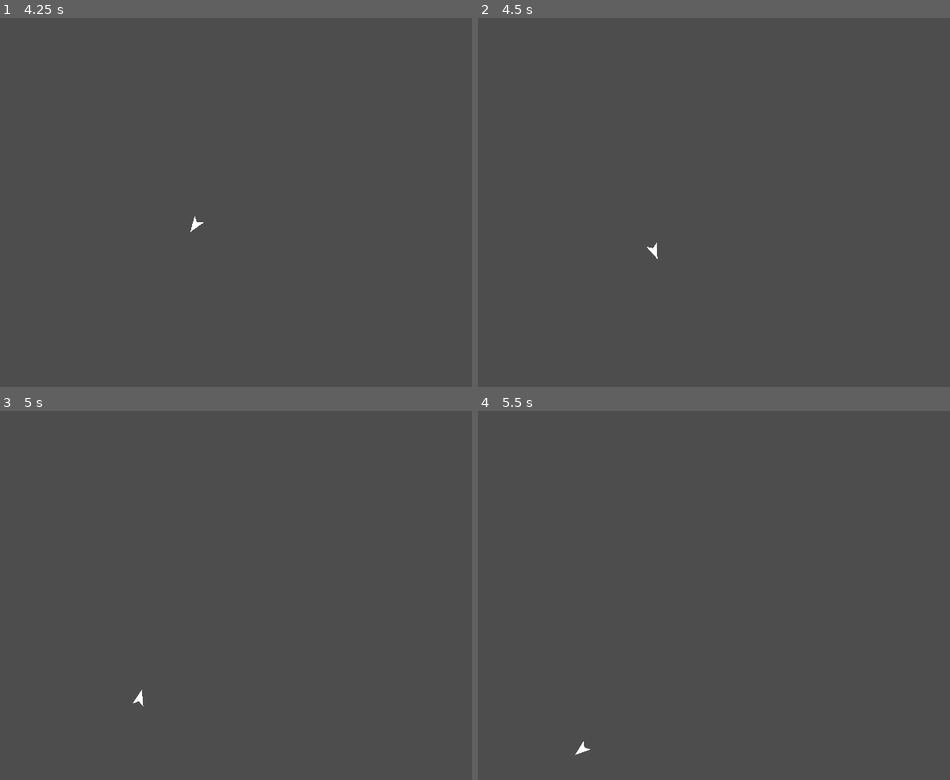
Above: before the commit, frames 1-4 (two rows, left to right).
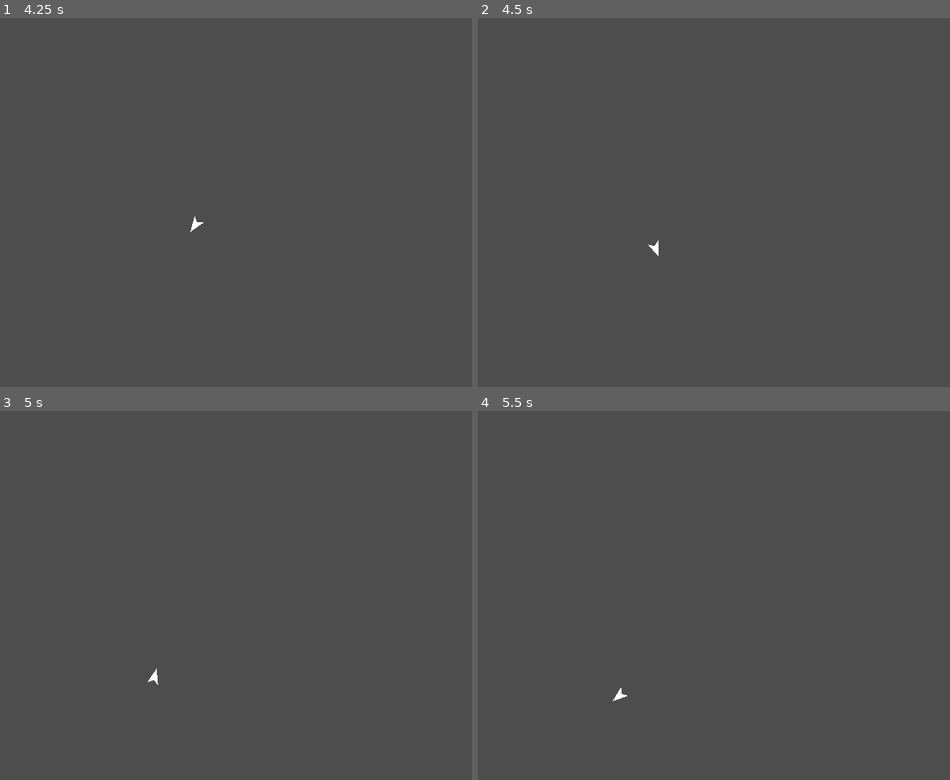
Above: after the commit, the same moments.

Repository: CoilSeb/AsteroidsWorkshop
Game: Godot game, scene res://Scenes/Start_Screen/Start_Screen.tscn
The game is run twice, just before and just after one commit, with the same random seed, the same clock (stepped at 60 frames per second) and the same inputs.
Inputs:
- Up to frame 1 (4.25 s): click "Start Game" at 0.5 s; tap Enter at 1.25, 3.5 s; hold D (rotate_right) 1.28-2.03 s; tap Space (shoot) at 1.35, 2, 2.1, 2.85, 3.6 s; hold A (rotate_left) 2.03-2.78 s; hold D (rotate_right) 2.78-3.53 s; hold W (thrust) from 3.53 s (still down)
- Up to frame 2 (4.5 s): release W (thrust) at 4.28 s; hold A (rotate_left) from 4.28 s (still down); tap Space (shoot) at 4.35 s
- Up to frame 3 (5 s): keep holding A (rotate_left)
- Up to frame 4 (5.5 s): keep holding A (rotate_left); tap Space (shoot) at 5.1 s

Frame 1 is identical in both runs. In frame 2, less than 0.1% of the frame differs, in the area x 35-39%, y 60-66%; in frame 3, less than 0.1%; in frame 4, less than 0.1%, in the area x 20-32%, y 75-94%.

Commit message:
Delete unused sprites and update project settings

Diff:
--- a/Scenes/Player/Player.gd
+++ b/Scenes/Player/Player.gd
@@ -5,14 +5,32 @@
 var thrust = 500
 var maxSpeed = 10
 var rotateSpeed = 5
+var slowDown = 1
+
+
+func _ready():
+	screen_size = get_viewport_rect().size
 
 
 func _physics_process(delta):
+	if position.x < 0:
+		position.x = screen_size.x
+	if position.x > screen_size.x:
+		position.x = 0
+	if position.y < 0:
+		position.y = screen_size.y
+	if position.y > screen_size.y:
+		position.y = 0
+
 	if Input.is_action_pressed("rotate_left"):
 		rotation += -1 * rotateSpeed * delta
 	if Input.is_action_pressed("rotate_right"):
 		rotation += 1 * rotateSpeed * delta
 	if Input.is_action_pressed("thrust"):
 		velocity += ((Vector2(0, -1) * thrust * delta).rotated(rotation))
+	else:
+		velocity = lerp(velocity, Vector2.ZERO, slowDown * delta)
+		if velocity.y >= -1 && velocity.y <= 1:
+			velocity.y = 0
 
 	move_and_collide(velocity * delta)
--- a/Scenes/Player/Player.tscn
+++ b/Scenes/Player/Player.tscn
@@ -6,6 +6,7 @@
 [node name="Player" type="CharacterBody2D"]
 scale = Vector2(0.25, 0.35)
 script = ExtResource("1_enk4v")
+metadata/_edit_group_ = true
 
 [node name="Sprite2D" type="Sprite2D" parent="."]
 texture = ExtResource("2_lhwgc")
--- a/Scenes/Start_Screen/Start_Screen.gd
+++ b/Scenes/Start_Screen/Start_Screen.gd
@@ -8,7 +8,8 @@
 
 # Called every frame. 'delta' is the elapsed time since the previous frame.
 func _process(delta):
-	pass
+	if Input.is_action_just_pressed("shoot"):
+		get_tree().change_scene_to_file("res://Scenes/Game/Game.tscn")
 
 
 func _on_start_game_pressed():
--- a/project.godot
+++ b/project.godot
@@ -26,7 +26,8 @@
 folder_colors={
 "res://Global/": "green",
 "res://Scenes/": "red",
-"res://Scenes/Start_Screen/": "red"
+"res://Scenes/Start_Screen/": "red",
+"res://Sprites/": "blue"
 }
 
 [input]
Binary file removed: Sprites/Big_Crack1-1.png.png
Not shown, removed: Sprites/Big_Crack1-1.png.png.import
Binary file removed: Sprites/Big_Crack2-2.png.png
Not shown, removed: Sprites/Big_Crack2-2.png.png.import
Binary file removed: Sprites/Big_Crack3-3.png.png
Not shown, removed: Sprites/Big_Crack3-3.png.png.import
Binary file removed: Sprites/Big_Crack4-4.png.png
Not shown, removed: Sprites/Big_Crack4-4.png.png.import
Binary file removed: Sprites/Medium_Crack1-1.png.png
Not shown, removed: Sprites/Medium_Crack1-1.png.png.import
Binary file removed: Sprites/Medium_Crack2-2.png.png
Not shown, removed: Sprites/Medium_Crack2-2.png.png.import
(and 1 more such lines)
